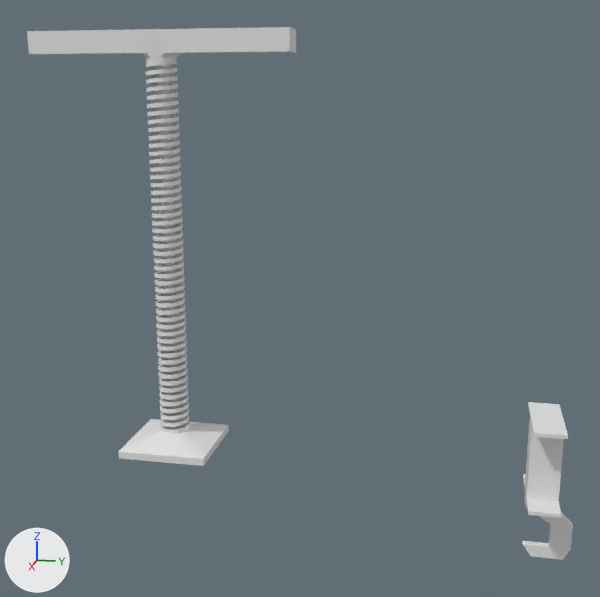
Two versions of the Blender file VRTrainer/Assets/trainer-models/presets/clamp.blend, one commit apart.
Rendered twice from a camera (50 mm lens) standing at (1.038, 0.386, 0.456) and looking at (-0.003, 0.178, 0.195). The axes (+X, +Y, +Z) are drawn at lower left. The lights are the same throughout.

The first picture shows 'clamp-hand', 'clamp-hook'.
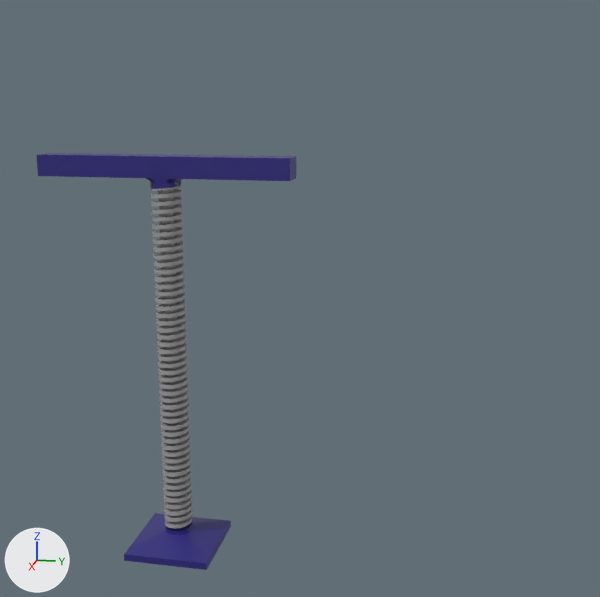
Location of each change, (x1, y1, x2, y2) in pixels of the pictures (600 x 597 px):
'clamp-hand', recoloured, moved: before (27, 27, 296, 466); after (36, 153, 296, 570)
'clamp-hook', hidden: before (522, 402, 573, 560)
part 1 of me_cylinder_001, recoloured: before (118, 419, 229, 466); after (124, 513, 231, 570)
part 2 of me_cylinder_001, recoloured: before (27, 27, 296, 65); after (36, 153, 296, 189)
part 3 of me_cylinder_001, recoloured: before (145, 62, 189, 427); after (151, 185, 193, 529)

Diff of the bpy script that builds the scene:
```diff
--- a/VRTrainer/Assets/trainer-models/presets/clamp.blend.py
+++ b/VRTrainer/Assets/trainer-models/presets/clamp.blend.py
@@ mat_clamp_hand @@
+mat_clamp_hand = principled_material('clamp-hand')
+mat_clamp_hand.base_color = (0.0279, 0.0214, 0.208)  # blue #2f287e
+mat_clamp_hand.roughness = 0.4
@@ mat_thread_metal @@
+mat_thread_metal = principled_material('thread-metal')
+mat_thread_metal.base_color = (0.342, 0.342, 0.342)  # grey #9e9e9e
@@ me_cube_001 @@
 me_cube_001.from_pydata(...)  # 52 vertices, 50 faces; spans x -0.053..0.053, y -0.02..0.042, z -0.14..0.055
-me_cube_001.materials.append(mat_material)  # white #e7e7e7
+me_cube_001.materials.append(mat_clamp_hand)  # blue #2f287e
@@ me_cylinder_001 @@
 me_cylinder_001.from_pydata(...)  # 3310 vertices, 3308 faces; spans x -0.06..0.06, y -0.17..0.17, z -0.024..0.533
 # used by ob_clamp_hand; location = (0.0, 0.0, 0.0)
+# me_cylinder_001 part 1: 102 of the faces centred in x -0.06..0.06, y -0.06..0.06, z -0.024..0.01 switch from mat_material (white #e7e7e7) to mat_clamp_hand (blue #2f287e)
+# me_cylinder_001 part 2: 101 of the faces centred in x -0.02..0.02, y -0.17..0.17, z 0.493..0.533 switch from mat_material (white #e7e7e7) to mat_clamp_hand (blue #2f287e)
+# me_cylinder_001 part 3: 3105 of the faces centred in x -0.019..0.019, y -0.019..0.019, z 0.008..0.495 switch from mat_material (white #e7e7e7) to mat_thread_metal (grey #9e9e9e)
@@ ob_clamp_hook @@
 ob_clamp_hook.location = (0.0, 0.5, 0.0)
+ob_clamp_hook.hide_set(True)  # its collection is switched off
@@ ob_clamp_hand @@
 ob_clamp_hand = bpy.data.objects.new('clamp-hand', me_cylinder_001)
-ob_clamp_hand.location = (0.0, 0.0, 0.0)
+ob_clamp_hand.location = (0.0, 0.0, -0.155)
```
